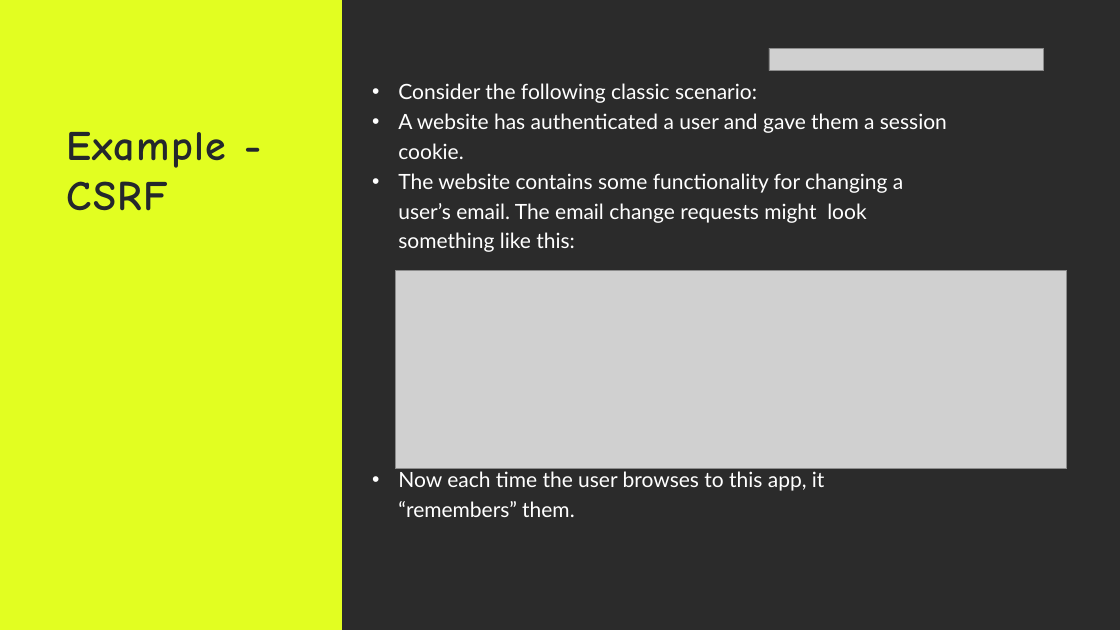
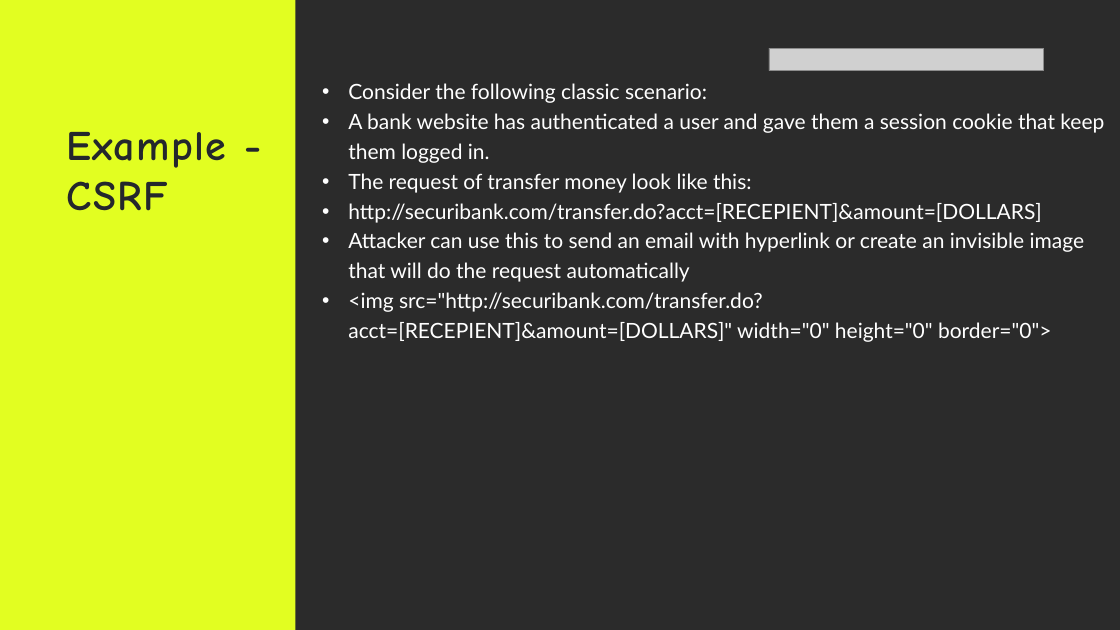
Before and after one commit to Technipwn/Technipwn.github.io, a slide deck: slide 9 of files/client_side.pptx (slide 11 before the commit). Drawn at 1120x630 pixels with LibreOffice and Linux fonts; fonts in the diff are those of the drawing; grey boxes stand for pictures; background and template pictures are left out; a plain dark background stands for a picture behind light text. Boxes give left, top, right and bottom in pixels: in the first picture for what was removed or moved away, otherwise in the second. Text is boxed around its words. In the diff, an @@ line names an element or a change of style, - is before the commit and + after.

```diff
--- a/files/client_side.pptx
+++ b/files/client_side.pptx
@@ rectangle: place and size @@
-rectangle at [0,0,342,630]
+rectangle at [0,0,296,630]
@@ text "Consider the following classic scenario:": place and size @@
-text "Consider the following classic scenario:" at [398,83,947,517]
+text "Consider the following classic scenario:" at [348,83,1104,342]
@@ text at [348,113,1104,342]: text changed @@
-• A website has authenticated a user and gave them a session cookie.
-• The website contains some functionality for changing a user’s email. The email change requests might look something like this:
-• Now each time the user browses to this app, it “remembers” them.
+• A bank website has authenticated a user and gave them a session cookie that keep them logged in.
+• The request of transfer money look like this:
+• http://securibank.com/transfer.do?acct=[RECEPIENT]&amount=[DOLLARS]
+• Attacker can use this to send an email with hyperlink or create an invisible image that will do the request automatically
+• <img src="http://securibank.com/transfer.do?acct=[RECEPIENT]&amount=[DOLLARS]" width="0" height="0" border="0">
@@ picture removed at [395,271,1067,469] @@
```
Also in this commit, not shown: 3 other slides changed, 1 slide added, 4 slides removed, 21 other files.
